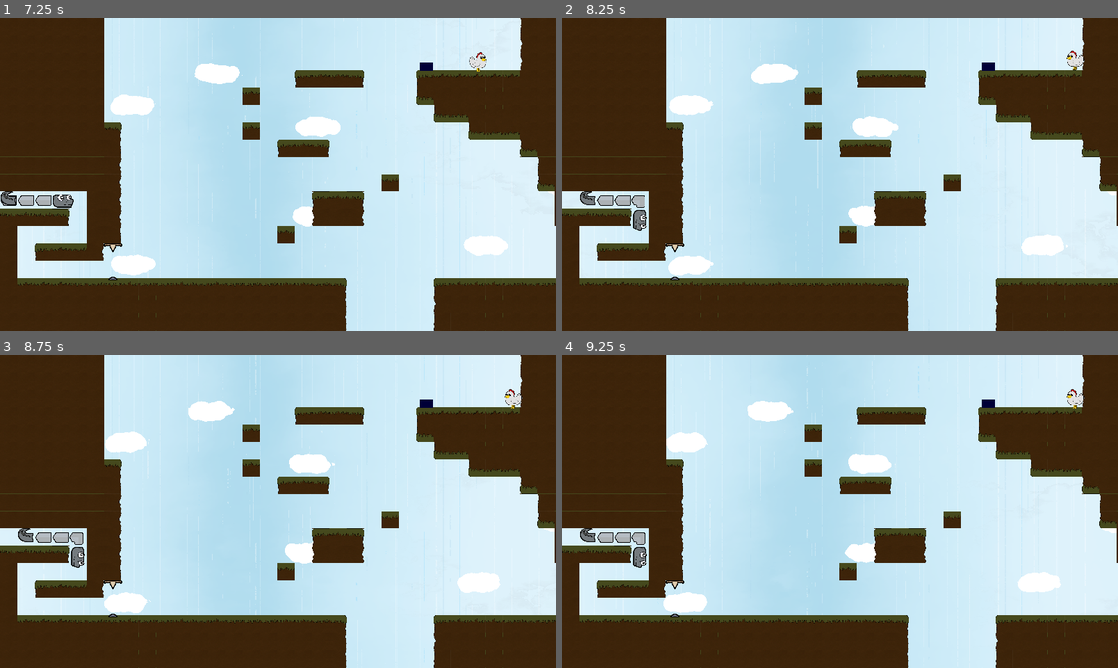
Above: before the commit, frames 1-4 (two rows, left to right).
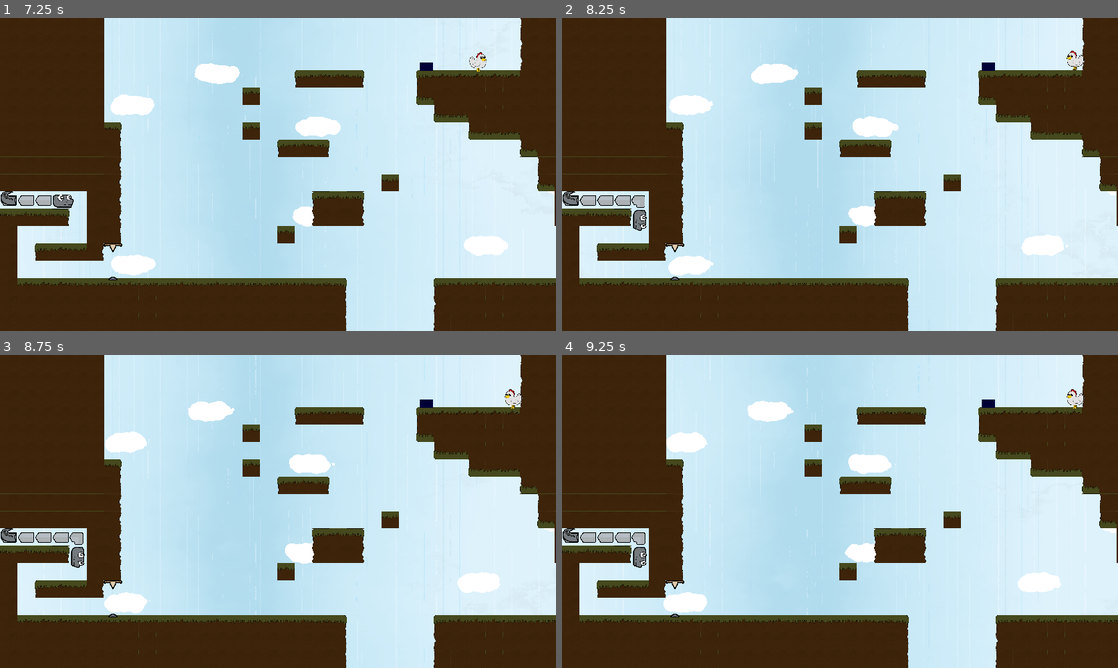
Above: after the commit, the same moments.

Repository: Someoneyeeting/GMTK
Game: Godot game, scene res://levels/test.tscn
The game is run twice, just before and just after one commit, with the same random seed, the same clock (stepped at 60 frames per second) and the same inputs.
Inputs (mouse positions are in pixels of both pictures, inside the frame that each line leads up to):
- Up to frame 1 (7.25 s): tap Enter at 0.5 s; move the mouse to (400, 158) at 0.52 s; hold D (right) 0.53-1.28 s; move the mouse to (166, 190) at 1.27 s; hold S (down) 1.28-2.03 s; tap Space at 2 s; move the mouse to (333, 105) at 2.02 s; hold D (right) 2.03-2.78 s; move the mouse to (250, 237) at 2.77 s; hold W (up) 2.78-3.53 s; move the mouse to (444, 221) at 3.52 s; hold A (left) 3.53-5.03 s; move the mouse to (111, 127) at 4.27 s; move the mouse to (305, 174) at 5.02 s; hold S (down) 5.03-5.78 s; move the mouse to (194, 96) at 5.77 s; hold D (right) 5.78-6.53 s; move the mouse to (400, 158) at 6.52 s; hold W (up) from 6.53 s (still down)
- Up to frame 2 (8.25 s): move the mouse to (728, 190) at 7.27 s; release W (up) at 7.28 s; hold D (right) 7.28-8.03 s; move the mouse to (895, 105) at 8.02 s; hold S (down) from 8.03 s (still down)
- Up to frame 3 (8.75 s): keep holding S (down)
- Up to frame 4 (9.25 s): tap Enter at 8.75 s; move the mouse to (812, 574) at 8.77 s; release S (down) at 8.78 s; hold A (left) from 8.78 s (still down)

Frame 1 is identical in both runs. In frame 2, 0.2% of the frame differs, in the area x 0-7%, y 55-60%; in frame 3, 0.2%; in frame 4, 0.2%.

Commit message:
fuuuuuuu

Diff:
--- a/gate.tscn
+++ b/gate.tscn
@@ -83,6 +83,9 @@
 [sub_resource type="RectangleShape2D" id="RectangleShape2D_cad51"]
 size = Vector2(18, 70)
 
+[sub_resource type="RectangleShape2D" id="RectangleShape2D_12kxs"]
+size = Vector2(20, 27)
+
 [node name="gate" type="Node2D"]
 script = ExtResource("1_fvxuu")
 
@@ -117,3 +120,7 @@
 position = Vector2(0, 2)
 shape = SubResource("RectangleShape2D_cad51")
 disabled = true
+
+[node name="CollisionShape2D2" type="CollisionShape2D" parent="StaticBody2D"]
+position = Vector2(0, -20.5)
+shape = SubResource("RectangleShape2D_12kxs")
--- a/levels/test.tscn
+++ b/levels/test.tscn
@@ -62,6 +62,31 @@
 
 "
 
+[sub_resource type="Shader" id="Shader_3bkkq"]
+code = "shader_type canvas_item;
+
+
+uniform sampler2D noise : repeat_enable;
+
+void vertex() {
+	// Called for every vertex the material is visible on.
+}
+
+void fragment() {
+	float off = texture(noise,UV + vec2(-TIME/4.3,0)).r;
+
+	COLOR.rgb = vec3(off + 0.4);
+}
+
+//void light() {
+	// Called for every pixel for every light affecting the CanvasItem.
+	// Uncomment to replace the default light processing function with this one.
+//}
+"
+
+[sub_resource type="ShaderMaterial" id="ShaderMaterial_qf070"]
+shader = SubResource("Shader_3bkkq")
+
 [node name="Node2D" type="Node2D"]
 
 [node name="Node2D" type="Node2D" parent="."]
@@ -89,7 +114,7 @@
 
 [node name="head" parent="." instance=ExtResource("3_3i20d")]
 position = Vector2(20, 420)
-length = 5
+length = 9
 
 [node name="Area2D" type="Area2D" parent="." groups=["wall"]]
 collision_layer = 2
@@ -146,10 +171,11 @@
 
 [node name="ColorRect" type="ColorRect" parent="."]
 z_index = -1
+material = SubResource("ShaderMaterial_qf070")
 offset_left = -28.0
 offset_top = -52.0
 offset_right = 1310.0
 offset_bottom = 770.0
-color = Color(1, 1, 1, 0.435294)
+color = Color(0.737603, 0.737603, 0.737603, 0.435294)
 
 [connection signal="timeout" from="cloudspawn/Timer" to="cloudspawn" method="_on_timer_timeout"]
Not shown, changed: export_presets.cfg
Not shown: 1 places in gate.tscn that only renumber resources
Not shown: 1 places in levels/test.tscn that only renumber resources
Not shown, changed: build/gmtk.exe
Not shown, removed: build/gmtk.pck
Not shown, changed: build/gmtk.rar
